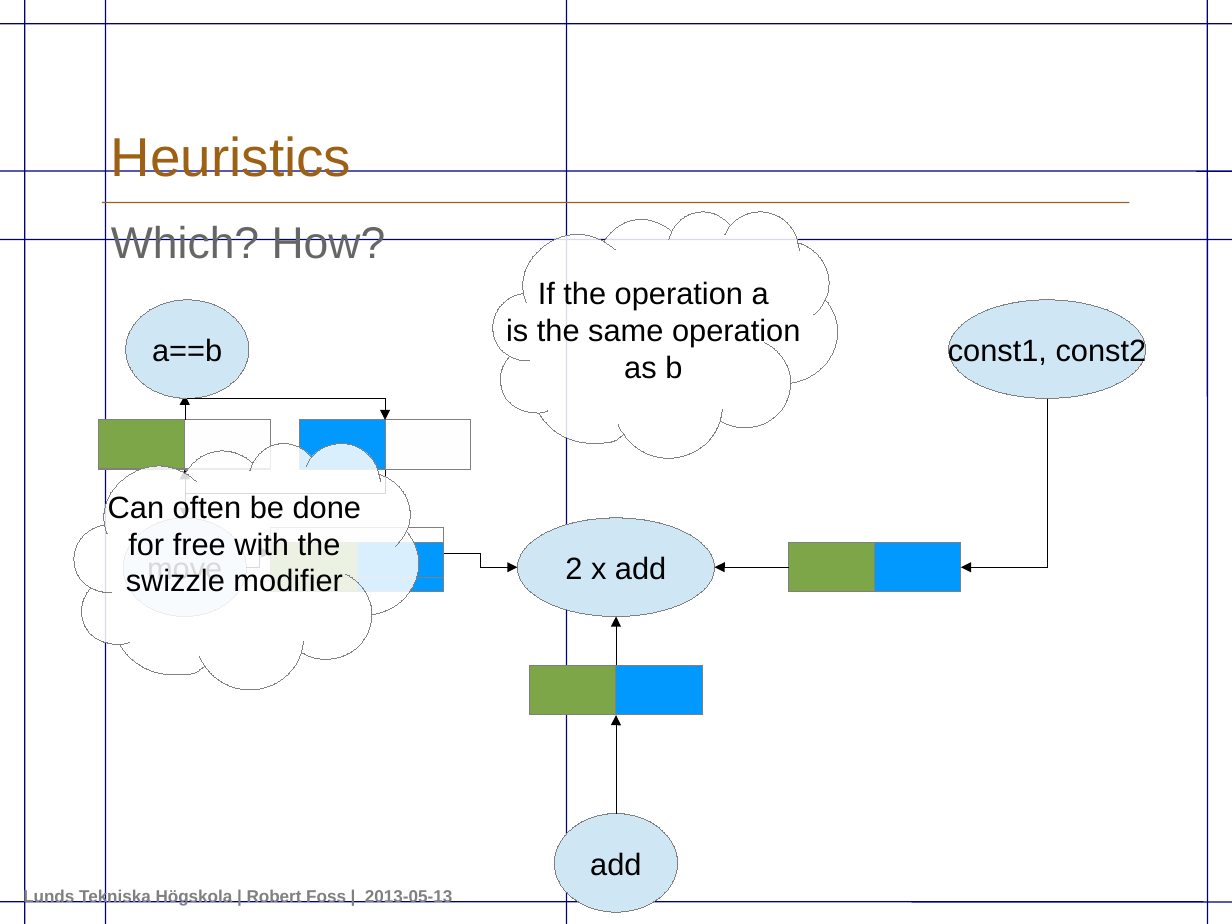
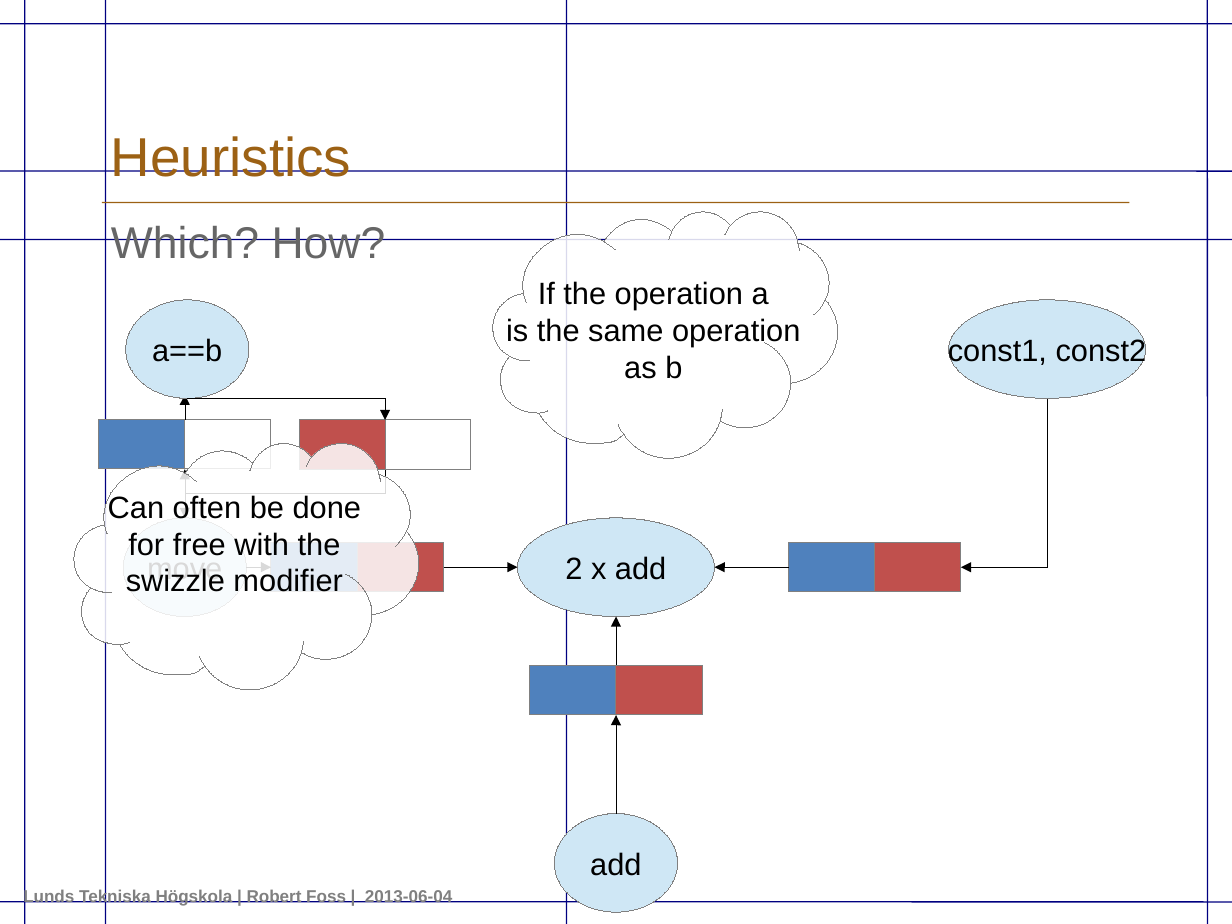
Before and after one commit to robertfoss/masters_thesis, a slide deck: slide 42 of presentation/presentation.odp (slide 43 before the commit). Drawn at 1232x924 pixels with LibreOffice and Linux fonts; fonts in the diff are those of the drawing. Boxes give left, top, right and bottom in pixels: in the first picture for what was removed or moved away, otherwise in the second. Text is boxed around its words. In the diff, an @@ line names an element or a change of style, - is before the commit and + after.

```diff
--- a/presentation/presentation.odp
+++ b/presentation/presentation.odp
@@ fill #7DA647 to #4F81BD in 4 elements at (271,542,357,591), (788,542,875,591), (530,665,616,715), (99,419,185,468) @@
@@ rectangle removed at (99,420,271,469) @@
@@ fill #0099FF to #C0504D in 4 elements at (357,542,444,591), (875,542,961,591), (616,665,702,715), (299,420,386,469) @@
@@ rectangle removed at (299,420,471,469) @@
@@ rectangle removed at (271,529,444,578) @@
@@ elbow arrow moved from (246, 567) - (271, 553) to (246, 567) - (271, 567) @@
@@ elbow arrow moved from (444, 553) - (517, 567) to (444, 567) - (517, 567) @@
@@ rectangle removed at (788,542,961,591) @@
@@ rectangle removed at (530,665,702,715) @@
@@ text at (23,888,452,906): text changed @@
-Lunds Tekniska Högskola | Robert Foss | 2013-05-13
+Lunds Tekniska Högskola | Robert Foss | 2013-06-04
```
Also in this commit, not shown: 49 other slides changed, 2 slides removed, 1 other file.
